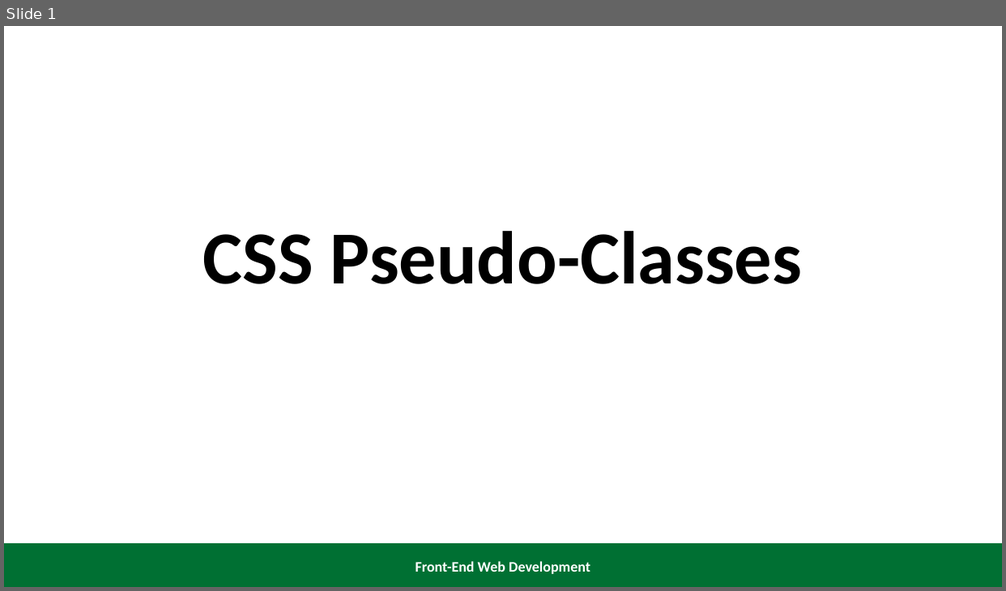
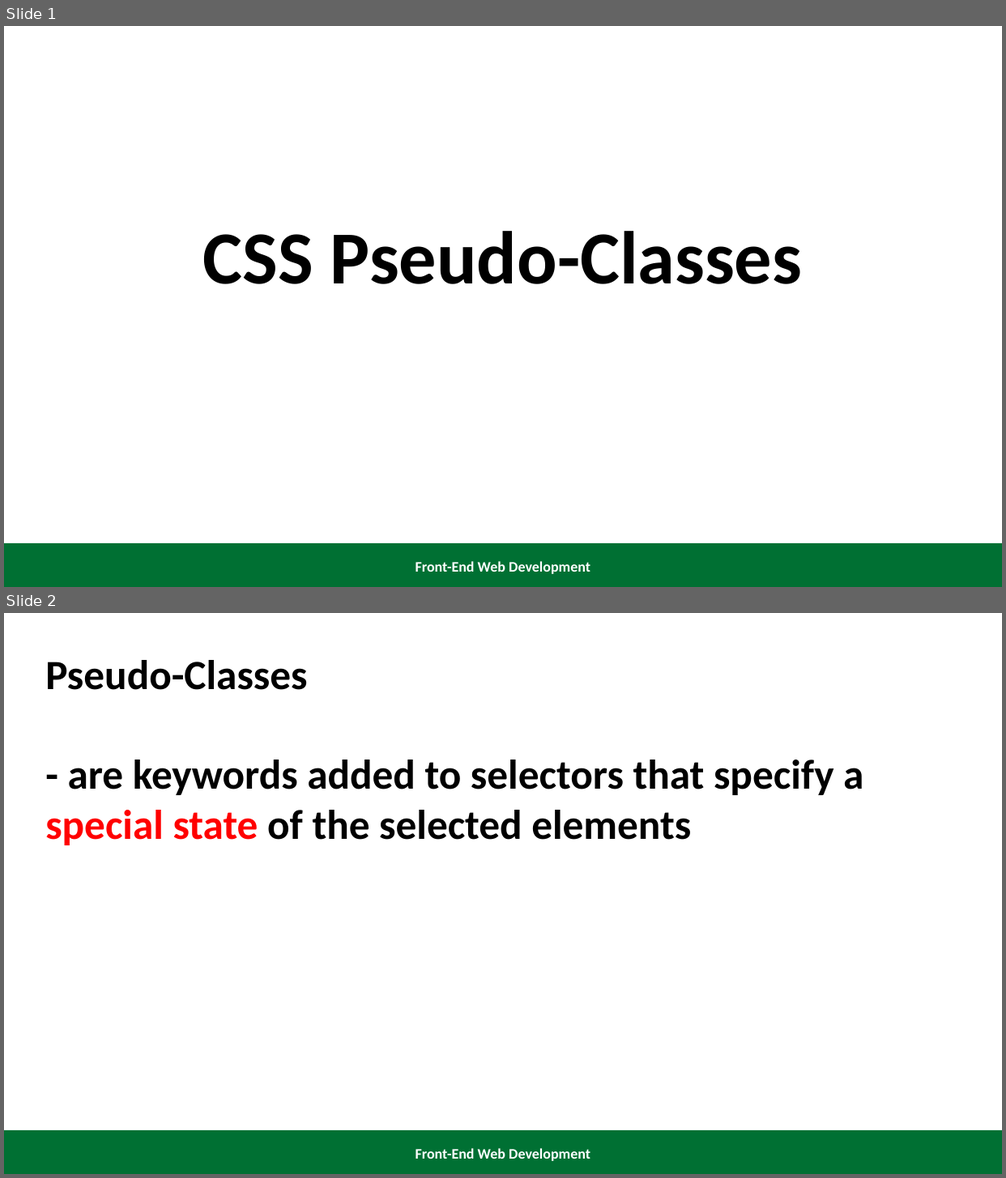
Before and after one commit to renatomaaliw3/public_files, a slide deck: 01. Front-End Web/01. Presentations/PPT/05. Pseudo-Classes.pptx. Shown one above the other, each under a label of ours: slide 1 before the commit, slides 1 and 2 after it. The pictures are 1006x591 and 1006x1178 pixels, drawn with LibreOffice and Linux fonts; fonts in the diff are those of the drawing. Boxes give left, top, right and bottom in pixels: in the first picture for what was removed or moved away, otherwise in the second. Text is boxed around its words. In the diff, an @@ line names an element or a change of style, - is before the commit and + after.

```diff
--- a/01. Front-End Web/01. Presentations/PPT/05. Pseudo-Classes.pptx
+++ b/01. Front-End Web/01. Presentations/PPT/05. Pseudo-Classes.pptx
@@ slide 2 added at [4, 613, 1002, 1174], background #FFFFFF; not listed: 2 template elements that a slide beside it also shows @@
@@ text added at [45, 660, 863, 845], 40 pt, text #000000, bold @@
+Pseudo-Classes
+- are keywords added to selectors that specify a special state of the selected elements
```
Also in this commit, not shown: 1 slide changed, 3 other files.
